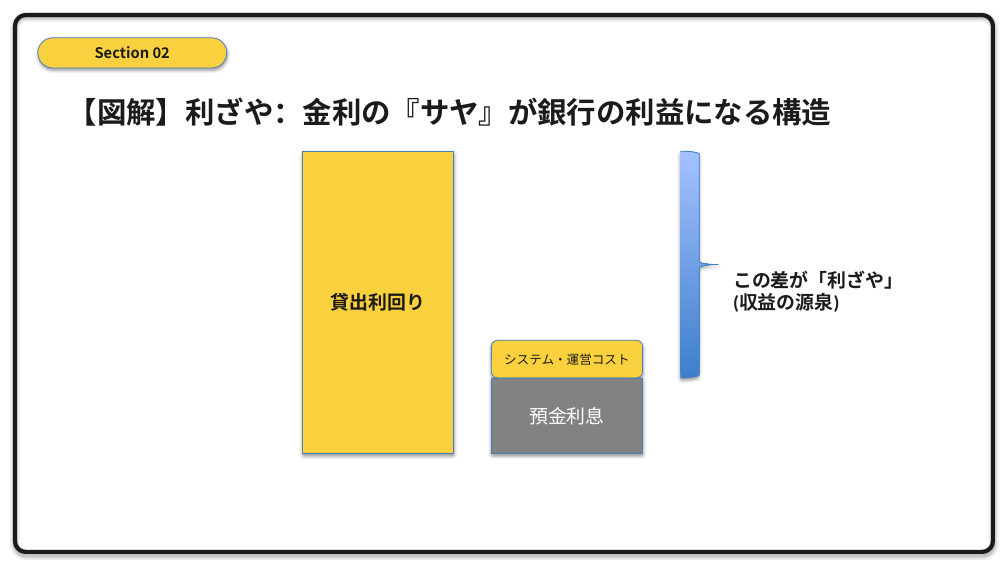
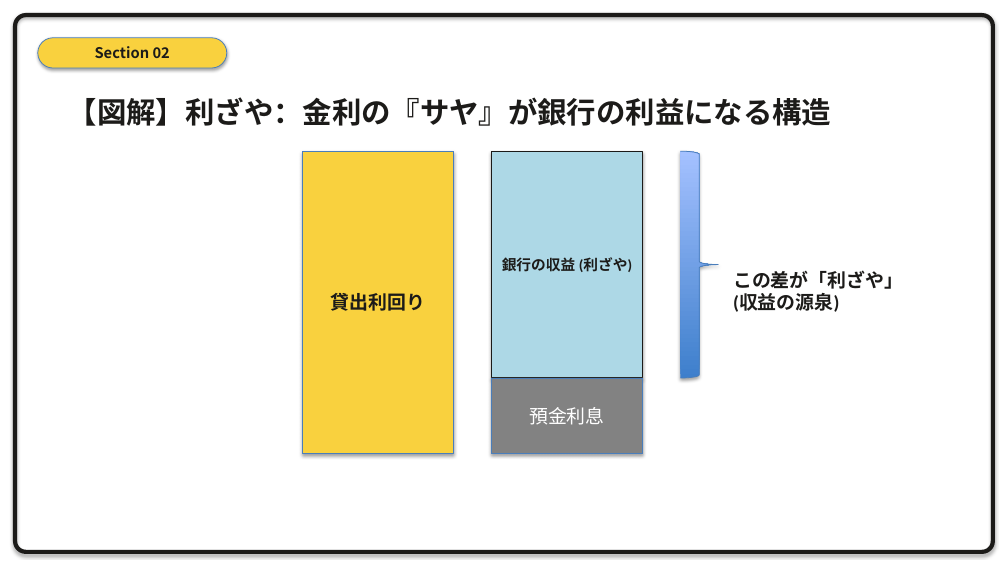
Before and after one commit to xilicrysta/bank-pptx, a slide deck: slide 11 of design-strategy/bank_strategy_presentation.pptx. Drawn at 1008x567 pixels with LibreOffice and Linux fonts; fonts in the diff are those of the drawing. Boxes give left, top, right and bottom in pixels: in the first picture for what was removed or moved away, otherwise in the second. Text is boxed around its words. In the diff, an @@ line names an element or a change of style, - is before the commit and + after.

```diff
--- a/design-strategy/bank_strategy_presentation.pptx
+++ b/design-strategy/bank_strategy_presentation.pptx
@@ rectangle added at box(492, 151, 643, 378), fill #ADD8E6, outline #1C1B19 1 pt, 14 pt, text #1C1B19, bold @@
+銀行の収益 (利ざや)
@@ rounded rectangle removed at box(492, 340, 643, 378) @@
-システム・運営コスト
```
Also in this commit, not shown: 14 other slides changed, 1 other file.
